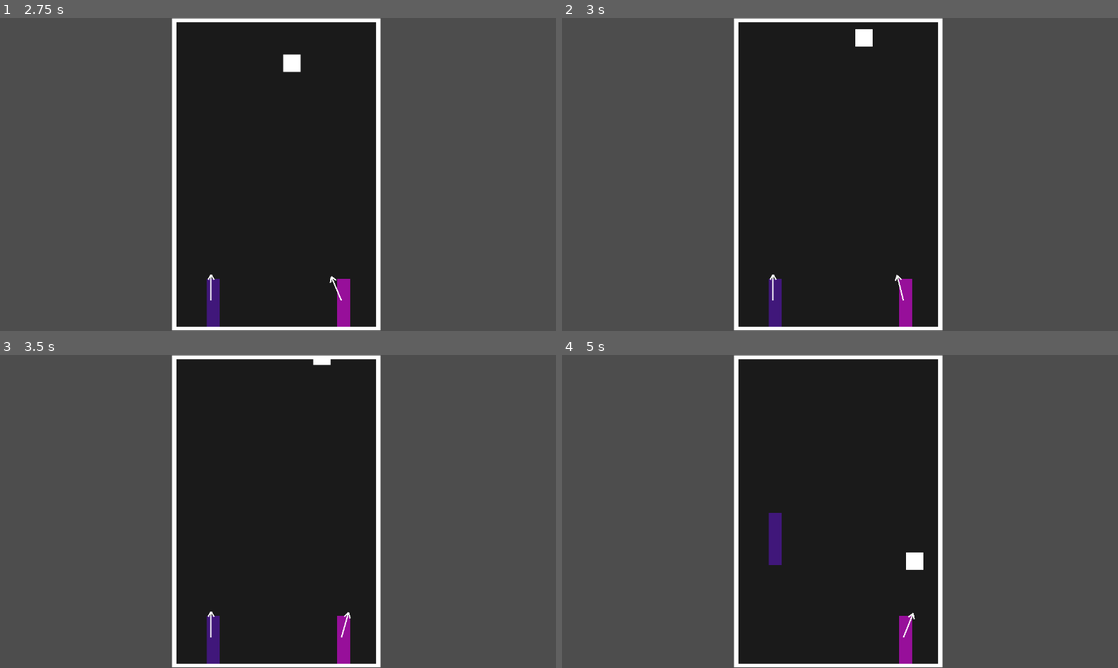
Above: before the commit, frames 1-4 (two rows, left to right).
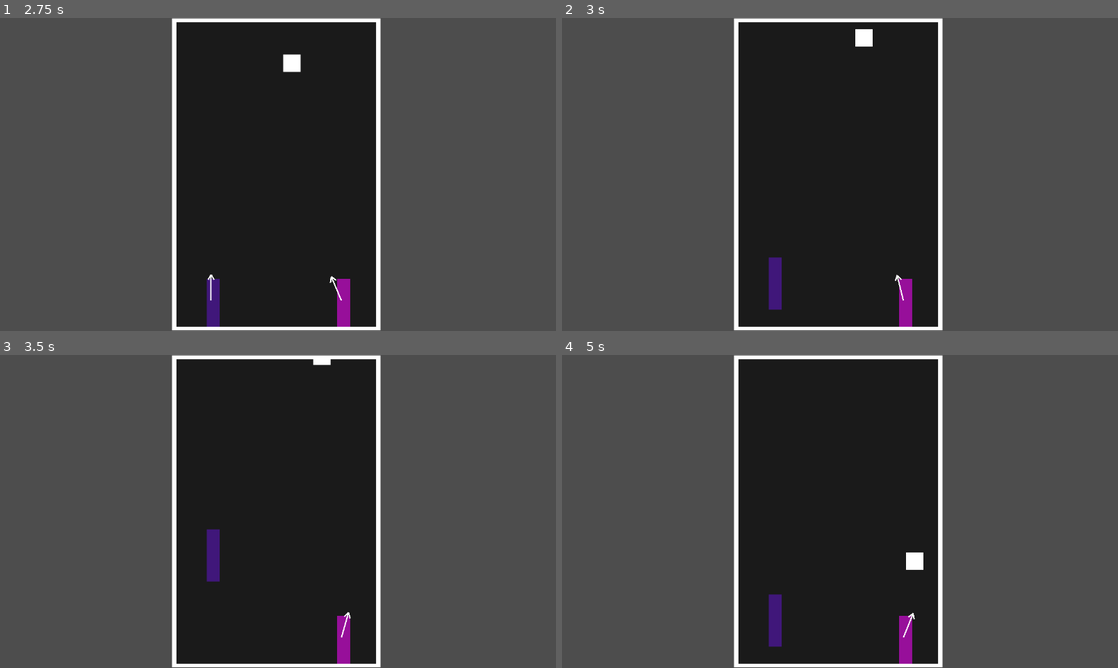
Above: after the commit, the same moments.

Repository: DockerSox/kick-n-catchv3
Game: Godot game, scene res://Scenes/title.tscn
Two runs of this game, one before a commit and one after it. Both use one fixed random seed, a clock stepped at 60 frames per second and the inputs below.
Inputs:
- Up to frame 1 (2.75 s): click "PLAY" at 0.5 s; tap A (p1_left) at 1.25 s; hold D (p1_right) 1.28-2.03 s; tap Space (p1_launch, bound only after the commit) at 1.35, 2 s; hold A (p1_left) from 2.03 s (still down); tap W (p1_launch, bound only before the commit) at 2.1 s
- Up to frame 2 (3 s): release A (p1_left) at 2.78 s; hold D (p1_right) from 2.78 s (still down); tap Keypad Enter (p2_launch, bound only after the commit) at 2.85 s
- Up to frame 3 (3.5 s): keep holding D (p1_right)
- Up to frame 4 (5 s): tap Up (p2_launch, bound only before the commit) at 3.6 s; release D (p1_right) at 4.28 s; hold A (p1_left) from 4.28 s (still down); tap Left (p2_left) at 4.35 s; tap Escape (Pause, bound only after the commit) at 4.9 s

Frame 1 is identical in both runs. In frame 2, 0.3% of the frame differs, in the area x 37-40%, y 76-99%; in frame 3, 0.8%; in frame 4, 0.8%, in the area x 37-40%, y 50-94%.

Commit message:
tweaking STABLE

Diff:
--- a/Scenes/pitch.tscn
+++ b/Scenes/pitch.tscn
@@ -38,48 +38,58 @@
 [node name="UnitsA" type="Node2D" parent="." unique_id=317694147]
 
 [node name="UnitA_Centre" parent="UnitsA" unique_id=253754495 instance=ExtResource("1_p7quv")]
+position = Vector2(1250, 450)
 role = "centre"
 unit_color = Color(0.41568628, 0.050980393, 0.6784314, 1)
 
 [node name="UnitA_Goalie" parent="UnitsA" unique_id=437234748 instance=ExtResource("1_p7quv")]
+position = Vector2(100, 450)
 role = "goalie"
 unit_color = Color(0.41568628, 0.050980393, 0.6784314, 1)
 
 [node name="UnitA_Winger" parent="UnitsA" unique_id=1537416200 instance=ExtResource("1_p7quv")]
+position = Vector2(1200, 150)
 role = "winger"
 unit_color = Color(0.41568628, 0.050980393, 0.6784314, 1)
 
 [node name="UnitA_Attack" parent="UnitsA" unique_id=2100682804 instance=ExtResource("1_p7quv")]
+position = Vector2(650, 450)
 role = "attack"
 unit_color = Color(0.41568628, 0.050980393, 0.6784314, 1)
 
 [node name="UnitA_Defence" parent="UnitsA" unique_id=942171356 instance=ExtResource("1_p7quv")]
+position = Vector2(1850, 450)
 role = "defence"
 unit_color = Color(0.41568628, 0.050980393, 0.6784314, 1)
 
 [node name="UnitsB" type="Node2D" parent="." unique_id=556849350]
 
 [node name="UnitB_Centre" parent="UnitsB" unique_id=1897257026 instance=ExtResource("1_p7quv")]
+position = Vector2(1150, 450)
 team = "B"
 role = "centre"
 unit_color = Color(0.8, 0.26666668, 0.8, 1)
 
 [node name="UnitB_Goalie" parent="UnitsB" unique_id=1294043275 instance=ExtResource("1_p7quv")]
+position = Vector2(2300, 450)
 team = "B"
 role = "goalie"
 unit_color = Color(0.8, 0.26666668, 0.8, 1)
 
 [node name="UnitB_Winger" parent="UnitsB" unique_id=585997653 instance=ExtResource("1_p7quv")]
+position = Vector2(1200, 750)
 team = "B"
 role = "winger"
 unit_color = Color(0.8, 0.26666668, 0.8, 1)
 
 [node name="UnitB_Attack" parent="UnitsB" unique_id=1892459557 instance=ExtResource("1_p7quv")]
+position = Vector2(1750, 450)
 team = "B"
 role = "attack"
 unit_color = Color(0.8, 0.26666668, 0.8, 1)
 
 [node name="UnitB_Defence" parent="UnitsB" unique_id=11078722 instance=ExtResource("1_p7quv")]
+position = Vector2(550, 450)
 team = "B"
 role = "defence"
 unit_color = Color(0.8, 0.26666668, 0.8, 1)
--- a/Scripts/pitch.gd
+++ b/Scripts/pitch.gd
@@ -38,18 +38,18 @@
 const PITCH_W: float = 2400.0
 const PITCH_H: float = 900.0
 const POSITIONS_A: Dictionary = {
-	"centre":  Vector2(1150, 450),
-	"goalie":  Vector2(100, 450),    # centre of left goal square
-	"winger":  Vector2(800, 150),
-	"defence": Vector2(900, 450),
-	"attack":  Vector2(600, 450)
+	"centre":  Vector2(1250, 450),
+	"goalie":  Vector2(100, 450),
+	"winger":  Vector2(1200, 150),
+	"defence": Vector2(1850, 450),
+	"attack":  Vector2(650, 450),
 }
 const POSITIONS_B: Dictionary = {
-	"centre":  Vector2(1250, 450),
-	"goalie":  Vector2(2300, 450),   # centre of right goal square
-	"winger":  Vector2(1600, 750),
-	"defence": Vector2(1500, 450),
-	"attack":  Vector2(1800, 450)
+	"centre":  Vector2(1150, 450),   # centre of pitch
+	"goalie":  Vector2(2300, 450),   # in goal square
+	"winger":  Vector2(1200, 750),   # centre-half-back, wide
+	"defence": Vector2(550, 450),   # centre-half-back, central
+	"attack":  Vector2(1750, 450),   # centre-half-forward, wide
 }
 
 func _ready() -> void:
@@ -121,6 +121,8 @@
 	camera.position = camera.position.lerp(camera_target, CAMERA_SPEED * delta)
 	if not kick_in_progress:
 		_check_role_rotation(delta)
+	if Input.is_action_just_pressed("Pause"):
+		_on_pause()
 	_update_defender_arrow()
 
 # --- Private/internal helpers ---
@@ -478,7 +480,9 @@
 
 func _end_match() -> void:
 	var winner_text: String = "Team A Wins!" if GameState.score_a >= 2 else "Team B Wins!"
+	var winner_text_color: String = "#6a0dad" if GameState.score_a >= 2 else "#cc44cc"
 	match_end_label.text = winner_text
+	match_end_label.add_theme_color_override("font_color", Color(winner_text_color))
 	match_end_label.visible = true
 	match_end_label.process_mode = Node.PROCESS_MODE_ALWAYS
 	await get_tree().create_timer(3.0).timeout
--- a/project.godot
+++ b/project.godot
@@ -48,7 +48,7 @@
 }
 p1_launch={
 "deadzone": 0.2,
-"events": [Object(InputEventKey,"resource_local_to_scene":false,"resource_name":"","device":-1,"window_id":0,"alt_pressed":false,"shift_pressed":false,"ctrl_pressed":false,"meta_pressed":false,"pressed":false,"keycode":0,"physical_keycode":87,"key_label":0,"unicode":119,"location":0,"echo":false,"script":null)
+"events": [Object(InputEventKey,"resource_local_to_scene":false,"resource_name":"","device":1,"window_id":0,"alt_pressed":false,"shift_pressed":false,"ctrl_pressed":false,"meta_pressed":false,"pressed":false,"keycode":0,"physical_keycode":32,"key_label":0,"unicode":32,"location":0,"echo":false,"script":null)
 , Object(InputEventJoypadButton,"resource_local_to_scene":false,"resource_name":"","device":0,"button_index":0,"pressure":0.0,"pressed":false,"script":null)
 ]
 }
@@ -66,7 +66,7 @@
 }
 p2_launch={
 "deadzone": 0.2,
-"events": [Object(InputEventKey,"resource_local_to_scene":false,"resource_name":"","device":-1,"window_id":0,"alt_pressed":false,"shift_pressed":false,"ctrl_pressed":false,"meta_pressed":false,"pressed":false,"keycode":0,"physical_keycode":4194320,"key_label":0,"unicode":0,"location":0,"echo":false,"script":null)
+"events": [Object(InputEventKey,"resource_local_to_scene":false,"resource_name":"","device":1,"window_id":0,"alt_pressed":false,"shift_pressed":false,"ctrl_pressed":false,"meta_pressed":false,"pressed":false,"keycode":0,"physical_keycode":4194310,"key_label":0,"unicode":0,"location":0,"echo":false,"script":null)
 , Object(InputEventJoypadButton,"resource_local_to_scene":false,"resource_name":"","device":1,"button_index":0,"pressure":0.0,"pressed":false,"script":null)
 ]
 }
@@ -130,6 +130,12 @@
 , Object(InputEventJoypadButton,"resource_local_to_scene":false,"resource_name":"","device":1,"button_index":0,"pressure":0.0,"pressed":false,"script":null)
 ]
 }
+Pause={
+"deadzone": 0.2,
+"events": [Object(InputEventKey,"resource_local_to_scene":false,"resource_name":"","device":0,"window_id":0,"alt_pressed":false,"shift_pressed":false,"ctrl_pressed":false,"meta_pressed":false,"pressed":false,"keycode":0,"physical_keycode":4194305,"key_label":0,"unicode":0,"location":0,"echo":false,"script":null)
+, Object(InputEventJoypadButton,"resource_local_to_scene":false,"resource_name":"","device":-1,"button_index":6,"pressure":0.0,"pressed":false,"script":null)
+]
+}
 
 [physics]
 
